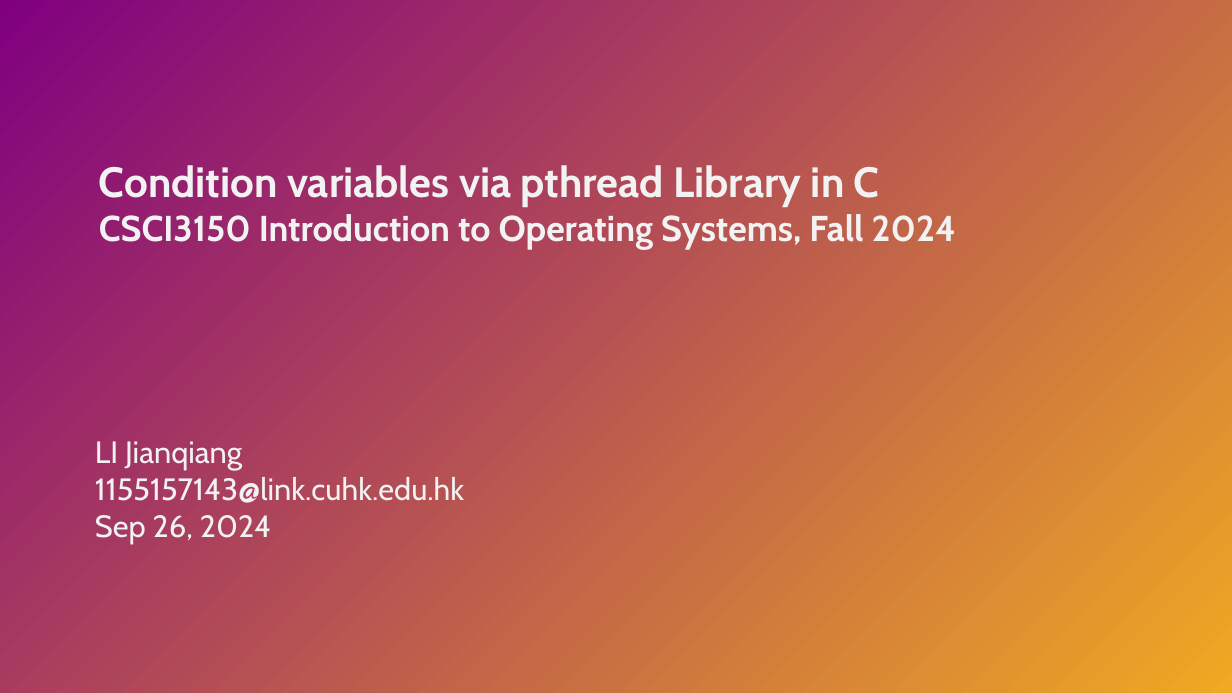
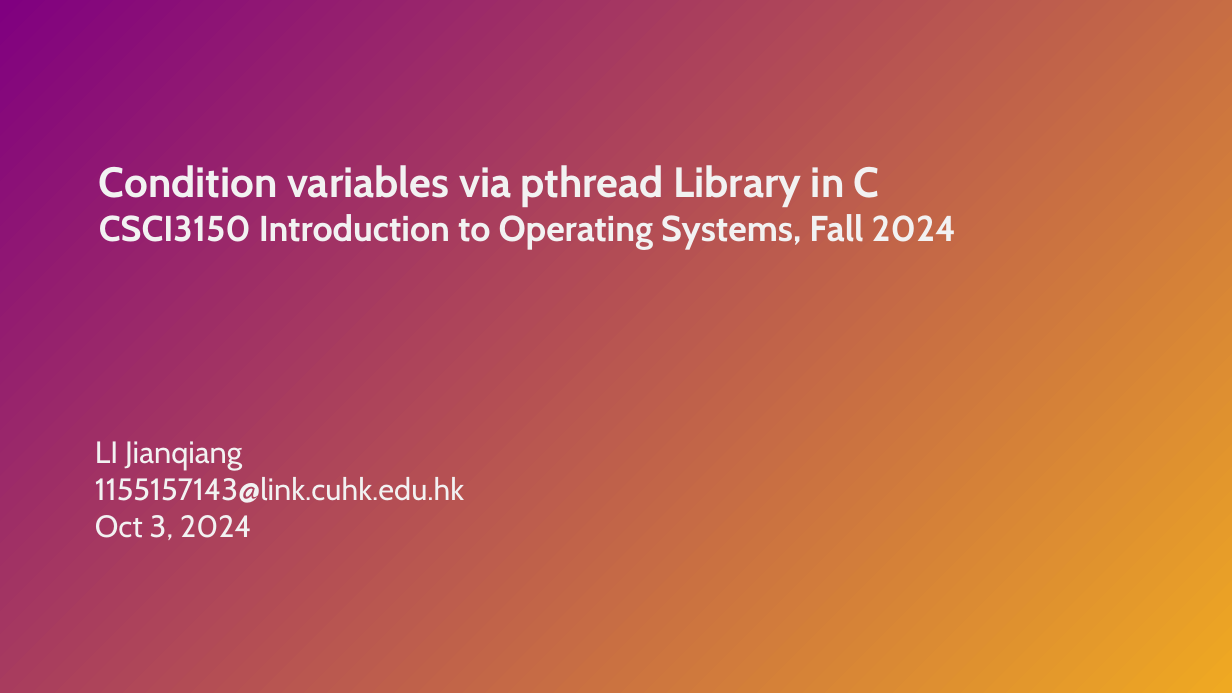
Before and after one commit to henryhxu/CSCI3150, a slide deck: slide 1 of tutorial/T05/tut05.pptx. Drawn at 1232x693 pixels with LibreOffice and Linux fonts; fonts in the diff are those of the drawing. Boxes give left, top, right and bottom in pixels: in the first picture for what was removed or moved away, otherwise in the second. Text is boxed around its words. In the diff, an @@ line names an element or a change of style, - is before the commit and + after.

```diff
--- a/tutorial/T05/tut05.pptx
+++ b/tutorial/T05/tut05.pptx
@@ text at (95,515,251,540): text changed @@
-Sep 26, 2024
+Oct 3, 2024
```
Also in this commit, not shown: 1 slide removed.
